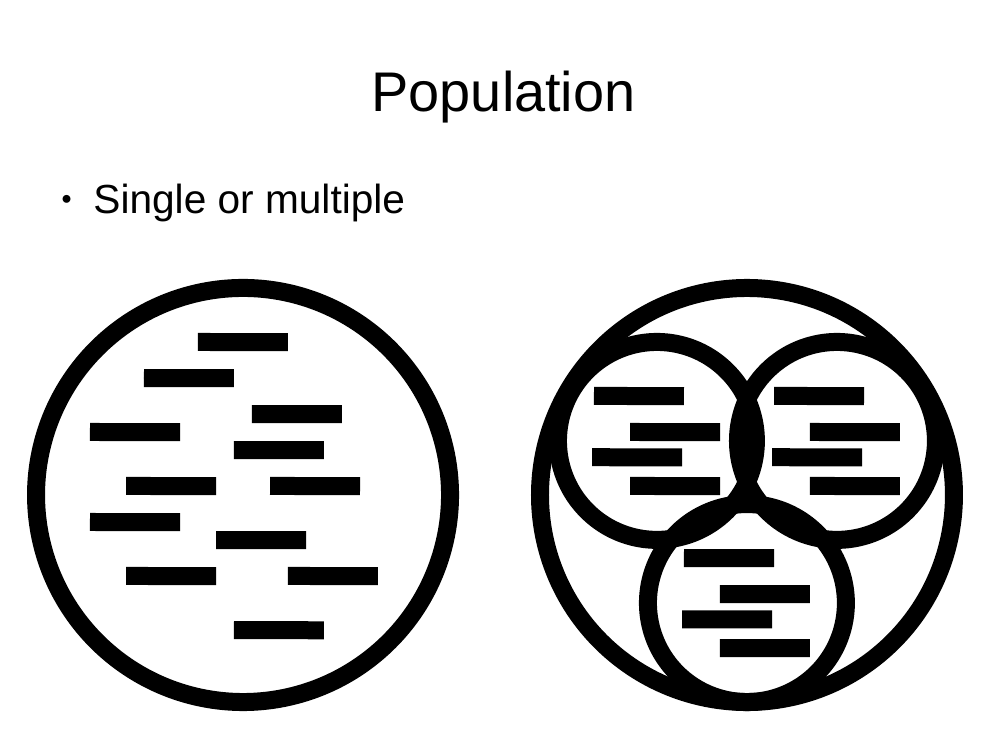
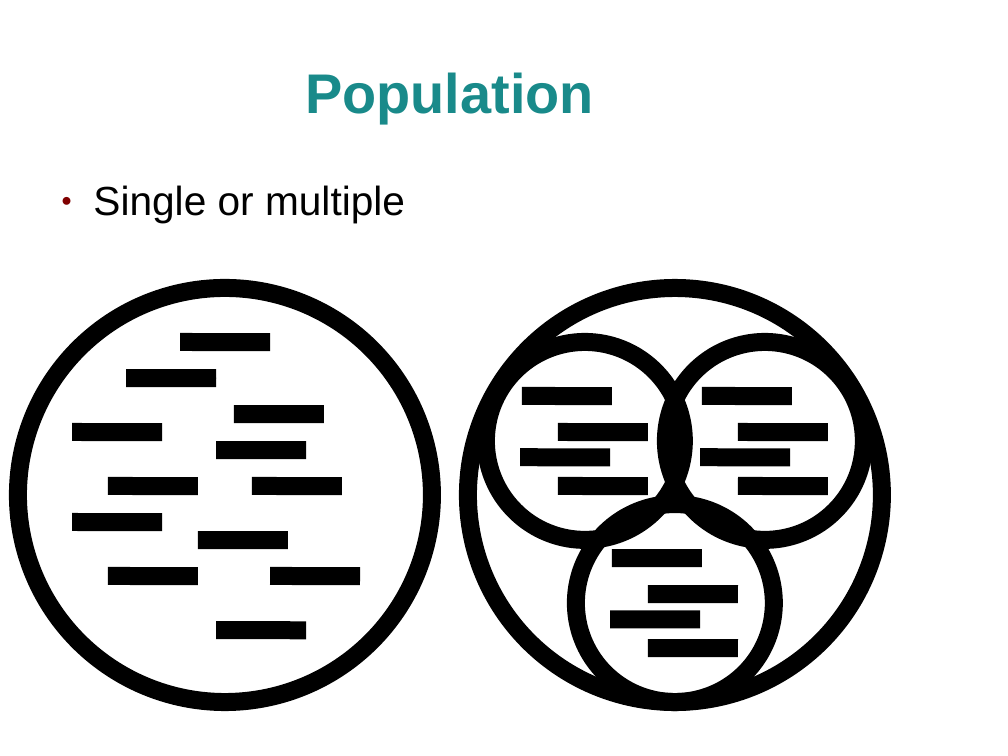
Before and after one commit to craignicol/geneticalgorithmtemplates, a slide deck: slide 3 of talks-and-presentations/techmeetup-glasgow-20090701/GeneticAlgorithms.ppt. Drawn at 1008x756 pixels with LibreOffice and Linux fonts; fonts in the diff are those of the drawing; background and template pictures are left out. Boxes give left, top, right and bottom in pixels: in the first picture for what was removed or moved away, otherwise in the second. Text is boxed around its words. In the diff, an @@ line names an element or a change of style, - is before the commit and + after.

Commit message:
Added nice formatting to presentation

```diff
--- a/talks-and-presentations/techmeetup-glasgow-20090701/GeneticAlgorithms.ppt
+++ b/talks-and-presentations/techmeetup-glasgow-20090701/GeneticAlgorithms.ppt
@@ title "Population": place and size @@
-title "Population" at [372, 70, 636, 121]
+title "Population" at [306, 72, 594, 123]
@@ title "Population" at [306, 72, 594, 123]: text colour #000000 to #198A8A, bold on @@
@@ text "Single or multiple" at [93, 185, 405, 223]: bullet colour #000000 to #800000 @@
@@ 2 ellipses, 2 lines: place and size @@
-2 ellipses, 2 lines at [541, 288, 955, 702]
+2 ellipses, 2 lines at [468, 288, 883, 702]
@@ 3 lines: place and size @@
-3 lines at [593, 457, 863, 619]
+3 lines at [558, 432, 829, 595]
@@ line moved from (810, 432) - (900, 433) to (520, 457) - (610, 457) @@
@@ line moved from (630, 432) - (721, 433) to (701, 457) - (790, 457) @@
@@ line moved from (720, 595) - (810, 595) to (610, 619) - (701, 619) @@
@@ 13 lines, 1 ellipse: place and size @@
-13 lines, 1 ellipse at [36, 288, 450, 702]
+13 lines, 1 ellipse at [18, 288, 433, 702]
@@ 4 lines, 2 ellipses: place and size @@
-4 lines, 2 ellipses at [558, 342, 936, 649]
+4 lines, 2 ellipses at [486, 342, 863, 649]
```
Also in this commit, not shown: 13 other slides changed, 1 other file.
